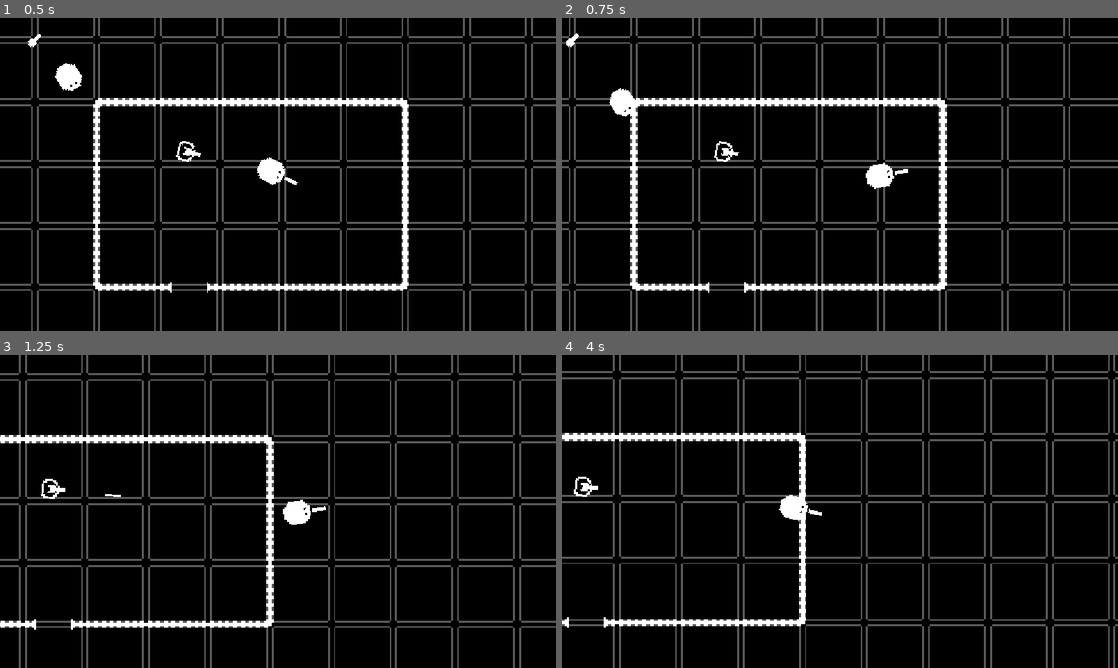
Above: before the commit, frames 1-4 (two rows, left to right).
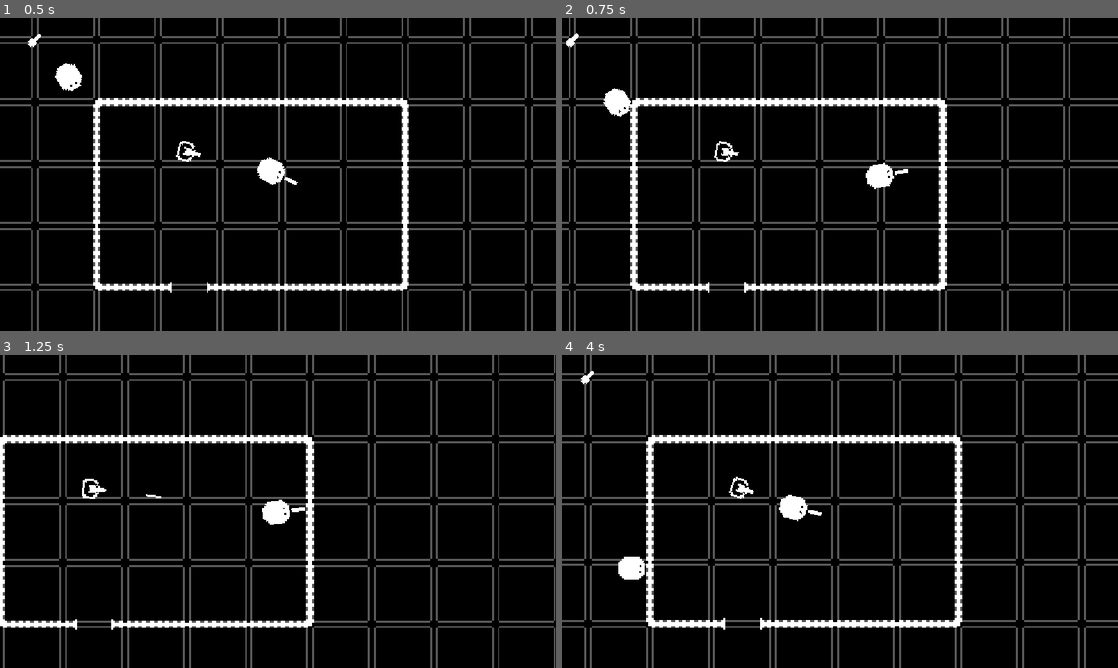
Above: after the commit, the same moments.

Repository: AthertonRoamer/GMTK2026CountDown
Game: Godot game, scene res://framework/main/main.tscn
Same seed, same stepped clock (60 frames per second), same inputs: the game is played once before the commit and once after it.
Inputs (mouse positions are in pixels of both pictures, inside the frame that each line leads up to):
- Up to frame 1 (0.5 s): no input
- Up to frame 2 (0.75 s): move the mouse to (962, 158) at 0.52 s; hold D (walk_right) from 0.53 s (still down); tap Space (dash) at 0.6 s
- Up to frame 3 (1.25 s): keep holding D (walk_right)
- Up to frame 4 (4 s): move the mouse to (728, 527) at 1.27 s; release D (walk_right) at 1.28 s; hold S (walk_down) 1.28-2.03 s; tap R (grab) at 1.35 s; move the mouse to (895, 442) at 2.02 s; press the mouse at (895, 442) at 2.03 s; hold D (walk_right) 2.03-2.78 s; move the mouse to (812, 574) at 2.77 s; release the mouse at (812, 574) at 2.78 s; hold W (walk_up) 2.78-3.53 s; right-click (812, 574) at 2.85 s; move the mouse to (1006, 558) at 3.52 s; hold A (walk_left) from 3.53 s (still down); tap Space (dash) at 3.6 s

Frame 1 is identical in both runs. In frame 2, 0.2% of the frame differs, in the area x 7-14%, y 22-32%; in frame 3, 14%; in frame 4, 23%, in the area x 0-100%, y 0-100%.

Commit message:
Update wall tile set

Diff:
--- a/tile_sets/wall_tile_set.tres
+++ b/tile_sets/wall_tile_set.tres
@@ -9,12 +9,19 @@
 texture = ExtResource("1_giv3i")
 texture_region_size = Vector2i(32, 32)
 0:0/0 = 0
+0:0/0/physics_layer_0/polygon_0/points = PackedVector2Array(2, -16, 2, 16, -2, 16, -2, 2, -16, 2, -16, -2, -2, -2, -2, -16)
 1:0/0 = 0
+1:0/0/physics_layer_0/polygon_0/points = PackedVector2Array(-16, -2, -16, 2, -2, 2, -2, 16, 2, 16, 2, 2, 16, 2, 16, -2)
 2:0/0 = 0
+2:0/0/physics_layer_0/polygon_0/points = PackedVector2Array(-16, -2, -2, -2, -2, -16, 2, -16, 2, -2, 16, -2, 16, 2, -16, 2)
 3:0/0 = 0
+3:0/0/physics_layer_0/polygon_0/points = PackedVector2Array(2, 16, 2, 2, 16, 2, 16, -2, -2, -2, -2, 16)
 4:0/0 = 0
+4:0/0/physics_layer_0/polygon_0/points = PackedVector2Array(-2, -16, -2, 0, -2, 2, 16, 2, 16, -2, 2, -2, 2, -16)
 5:0/0 = 0
+5:0/0/physics_layer_0/polygon_0/points = PackedVector2Array(-16, -2, -2, -2, -2, -16, 2, -16, 2, 2, -16, 2)
 6:0/0 = 0
+6:0/0/physics_layer_0/polygon_0/points = PackedVector2Array(-16, -2, 2, -2, 2, 16, -2, 16, -2, 2, -16, 2)
 7:0/0 = 0
 
 [sub_resource type="TileSetAtlasSource" id="TileSetAtlasSource_1egdr"]
@@ -25,17 +32,25 @@
 2:0/0 = 0
 3:0/0 = 0
 4:0/0 = 0
+4:0/0/physics_layer_0/polygon_0/points = PackedVector2Array(-2, -16, 2, -16, 2, 16, -2, 16)
 5:0/0 = 0
+5:0/0/physics_layer_0/polygon_0/points = PackedVector2Array(-2, -16, 2, -16, 2, -2, 16, -2, 16, 2, 2, 2, 2, 16, -2, 16, -2, 2, -16, 2, -16, -2, -2, -2)
 6:0/0 = 0
+6:0/0/physics_layer_0/polygon_0/points = PackedVector2Array(-16, -2, 16, -2, 16, 2, -16, 2, -16, -2)
 7:0/0 = 0
+7:0/0/physics_layer_0/polygon_0/points = PackedVector2Array(-2, -16, 2, -16, 2, -2, 16, -2, 16, 2, 2, 2, 2, 16, -2, 16)
 
 [sub_resource type="TileSetAtlasSource" id="TileSetAtlasSource_g40tl"]
 texture = ExtResource("3_fxltk")
 texture_region_size = Vector2i(32, 32)
 0:0/0 = 0
+0:0/0/physics_layer_0/polygon_0/points = PackedVector2Array(-2, 0, 2, 0, 2, 16, -2, 16)
 1:0/0 = 0
+1:0/0/physics_layer_0/polygon_0/points = PackedVector2Array(0, -2, 16, -2, 16, 2, 0, 2)
 2:0/0 = 0
+2:0/0/physics_layer_0/polygon_0/points = PackedVector2Array(-2, -16, 2, -16, 2, 0, -2, 0)
 3:0/0 = 0
+3:0/0/physics_layer_0/polygon_0/points = PackedVector2Array(-16, -2, 0, -2, 0, 2, -16, 2)
 
 [sub_resource type="TileSetAtlasSource" id="TileSetAtlasSource_180ul"]
 texture = ExtResource("4_0nvms")
@@ -51,6 +66,7 @@
 
 [resource]
 tile_size = Vector2i(32, 32)
+physics_layer_0/collision_layer = 1
 sources/1 = SubResource("TileSetAtlasSource_mwper")
 sources/2 = SubResource("TileSetAtlasSource_1egdr")
 sources/3 = SubResource("TileSetAtlasSource_g40tl")
